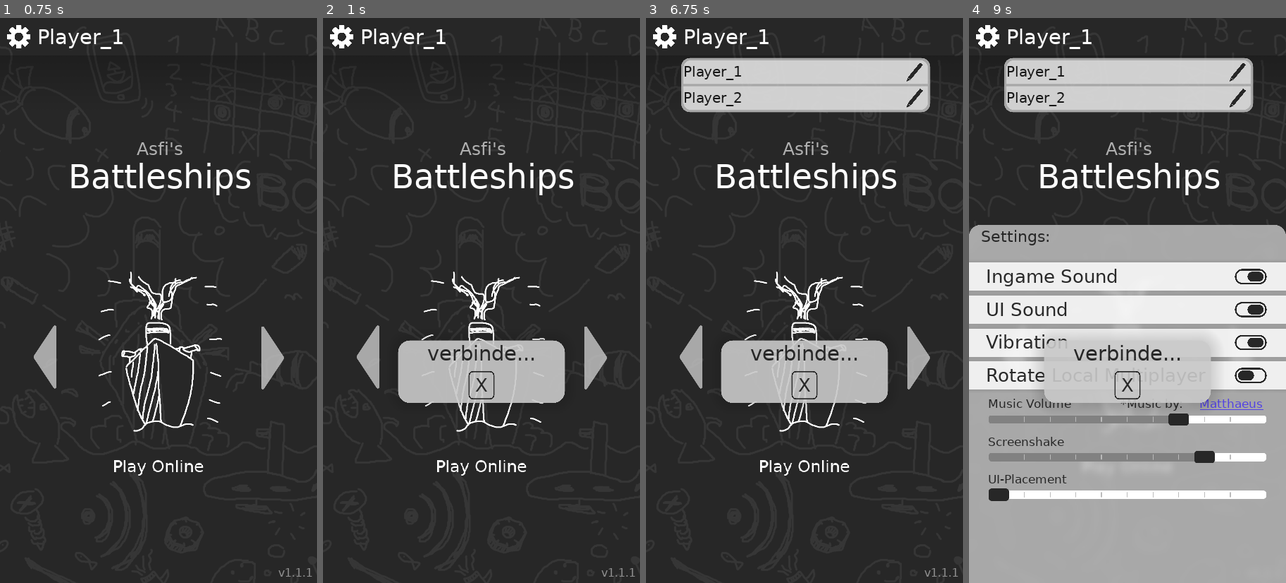
Above: before the commit, frames 1-4 (left to right).
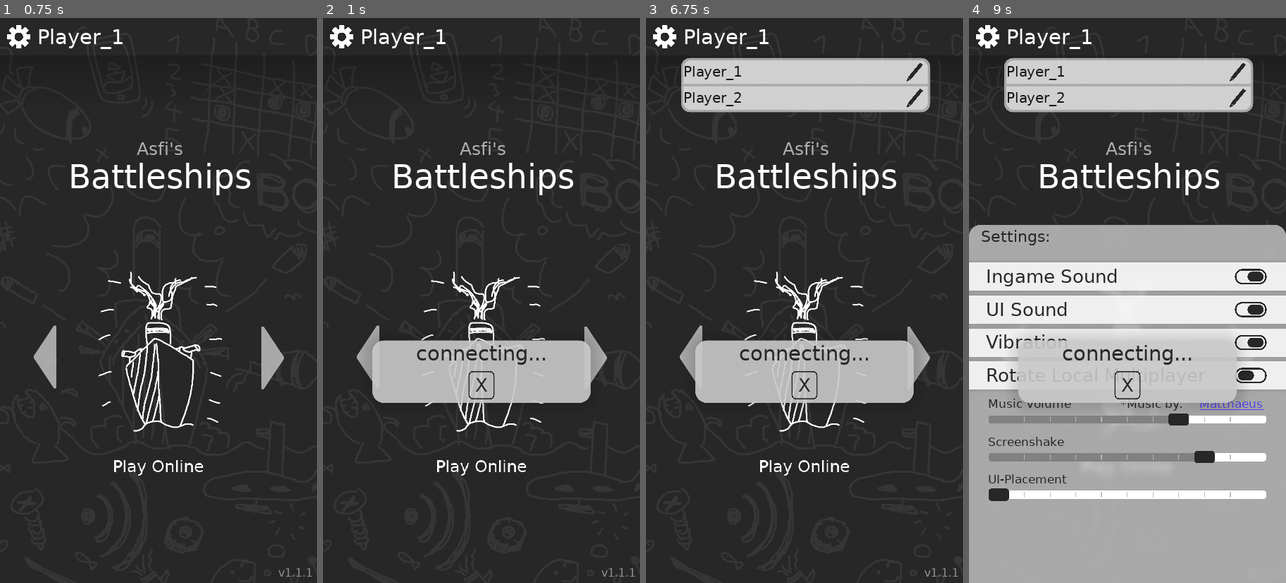
Above: after the commit, the same moments.

Repository: Asf-i/Schiffeversenken
Game: Godot game, scene res://Szenen/Start.tscn
Same seed, same stepped clock (60 frames per second), same inputs: the game is played once before the commit and once after it.
Inputs (mouse positions are in pixels of both pictures, inside the frame that each line leads up to):
- Up to frame 1 (0.75 s): click (158, 351) at 0.5 s
- Up to frame 2 (1 s): no input
- Up to frame 3 (6.75 s): click (918, 357) at 1.25 s; click "Player_1" at 2 s; click (665, 34) at 2.75 s; click "X" at 3.5 s; tap Enter at 4.25, 6.5 s; move the mouse to (874, 272) at 4.27 s; hold Up (ui_up) 4.28-5 s; click (874, 272) at 4.42 s; drag from (741, 328) to (788, 413) at 5.02 s; tap Space at 5.75 s; move the mouse to (836, 176) at 5.77 s; hold Up (ui_up) 5.78-6.5 s; drag from (788, 413) to (709, 215) at 6.52 s
- Up to frame 4 (9 s): click (1238, 74) at 7.25 s; tap Space at 8 s; move the mouse to (1222, 385) at 8.02 s; hold Left (ui_left) 8.03-8.75 s; tap Enter at 8.75 s; drag from (1032, 215) to (1079, 159) at 8.77 s

Frame 1 is identical in both runs. In frame 2, 2.3% of the frame differs, in the area x 15-85%, y 57-69%; in frame 3, 2.3%; in frame 4, 2.0%.

Commit message:
Fix missing translations

Diff:
--- a/Skripte/HauptComputer.gd
+++ b/Skripte/HauptComputer.gd
@@ -194,7 +194,7 @@
 
 func spielerparatfeld_anzeigen(): #Wird nur so genannt, wegen der Funktion in Feld.gd
 	$NotifyRect/Control/NamenLabel.set_text("Mr.Computer")
-	$NotifyRect/Control/InfoLabel.set_text("ist dran")
+	$NotifyRect/Control/InfoLabel.set_text("is planning")
 	$NotifyRect/Control/AnimationPlayer.play("open")
 	$NotifyRect.visible = true
 	yield($NotifyRect/Control/AnimationPlayer, "animation_finished")
--- a/Skripte/Singleton/Server.gd
+++ b/Skripte/Singleton/Server.gd
@@ -34,7 +34,7 @@
 	get_tree().reload_current_scene()
 
 func _on_connection_failed():
-	$"/root/Start/VerbindeRect/Control/Label".set_text("fehlgeschlagen")
+	$"/root/Start/VerbindeRect/Control/Label".set_text("connection failed")
 	$"/root/Start/VerbindeRect/Control/Button".set_text("ok")
 
 func _on_connection_succeeded():
@@ -144,7 +144,7 @@
 				$"/root/Welt/WarteAufControl".visible = false
 			if $"/root/Welt".spieler2_ist_dran:
 				$"/root/Welt/NotifyRect/Control/NamenLabel".set_text(spielpartner_name)
-				$"/root/Welt/NotifyRect/Control/InfoLabel".set_text("ist dran")
+				$"/root/Welt/NotifyRect/Control/InfoLabel".set_text("is planning")
 				$"/root/Welt/NotifyRect/Control/AnimationPlayer".play("open")
 				$"/root/Welt/NotifyRect".visible = true
 		else:
@@ -154,7 +154,7 @@
 		$"/root/Welt/WarteAufControl".visible = false
 		if $"/root/Welt".spieler2_ist_dran:
 			$"/root/Welt/NotifyRect/Control/NamenLabel".set_text(spielpartner_name)
-			$"/root/Welt/NotifyRect/Control/InfoLabel".set_text("ist dran")
+			$"/root/Welt/NotifyRect/Control/InfoLabel".set_text("is planning")
 			$"/root/Welt/NotifyRect/Control/AnimationPlayer".play("open")
 			$"/root/Welt/NotifyRect".visible = true
 
--- a/Szenen/Start.gd
+++ b/Szenen/Start.gd
@@ -39,7 +39,7 @@
 func _on_Multiplayer_pressed():
 	if not swiping:
 		$Einstellungen.sonst_okay = false
-		$VerbindeRect/Control/Label.set_text("verbinde...")
+		$VerbindeRect/Control/Label.set_text("connecting...")
 		$VerbindeRect/Control/Button.set_text("X")
 		$VerbindeRect.visible = true
 		$VerbindeRect/VerbindeRectTimer.start()
--- a/Szenen/Start.tscn
+++ b/Szenen/Start.tscn
@@ -649,8 +649,8 @@
 anchor_bottom = 1.0
 margin_left = 270.0
 margin_top = 480.0
-margin_right = 270.0
-margin_bottom = 480.0
+margin_right = 1350.0
+margin_bottom = 2400.0
 rect_scale = Vector2( 0.5, 0.5 )
 __meta__ = {
 "_edit_use_anchors_": false
@@ -899,9 +899,9 @@
 anchor_top = 0.5
 anchor_right = 0.5
 anchor_bottom = 0.5
-margin_left = 236.0
+margin_left = 148.0
 margin_top = 1076.0
-margin_right = 804.0
+margin_right = 892.0
 margin_bottom = 1288.0
 custom_styles/disabled = SubResource( 31 )
 disabled = true
